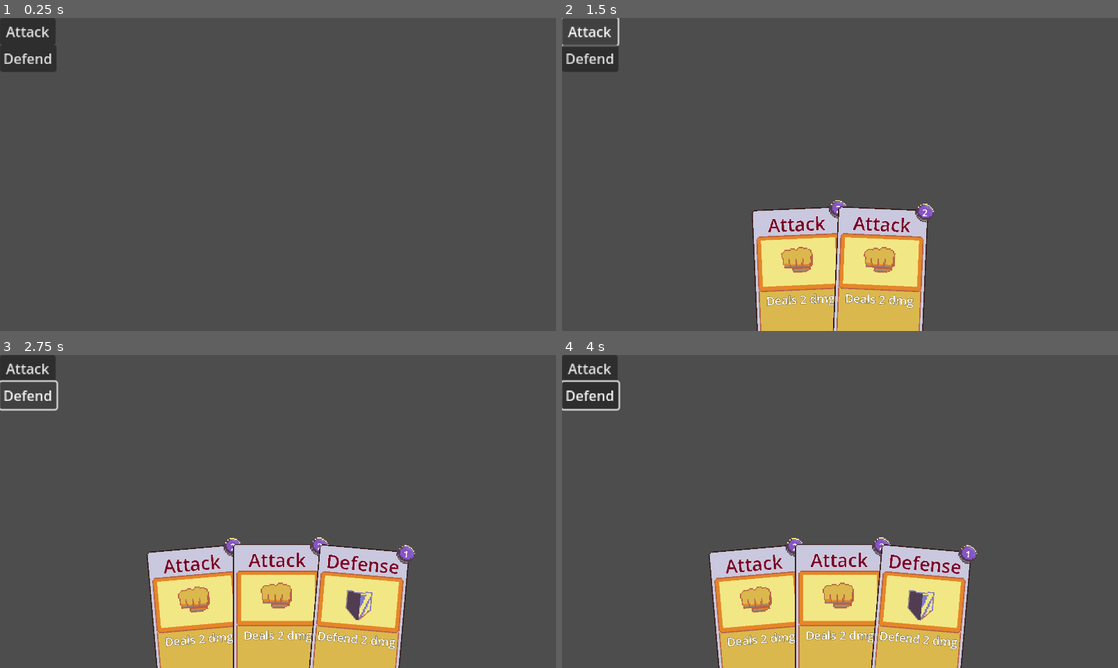
Above: before the commit, frames 1-4 (two rows, left to right).
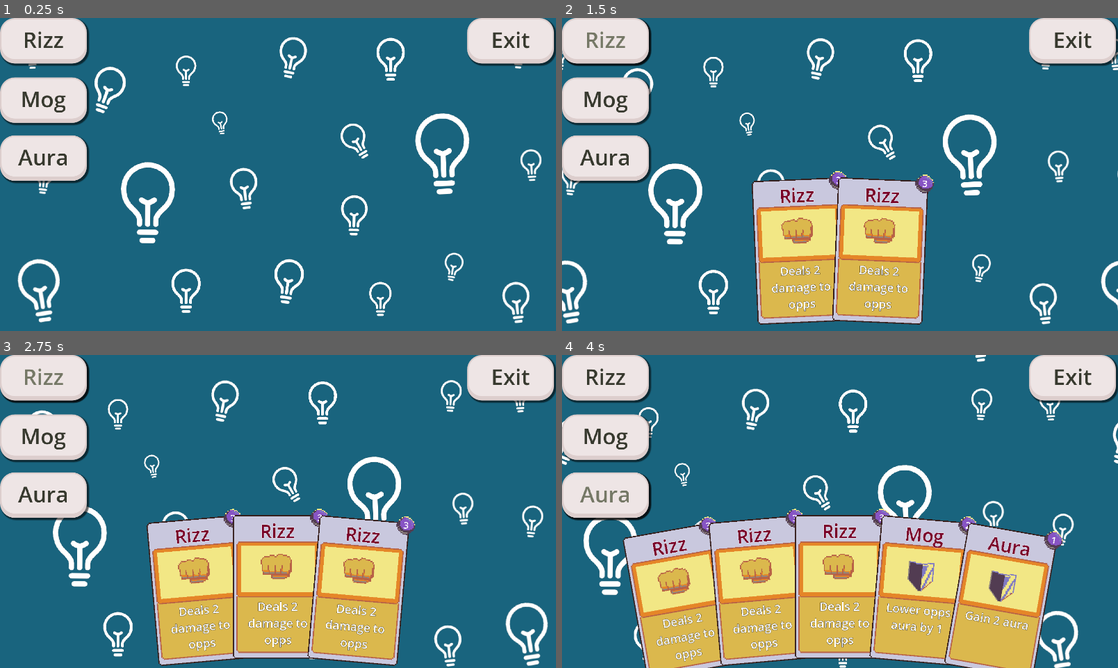
Above: after the commit, the same moments.

Repository: mosusg/brainrot-translator
Game: Godot game, scene res://scenes/deck_hand.tscn
Two runs of this game, one before a commit and one after it. Both use one fixed random seed, a clock stepped at 60 frames per second and the inputs below. This scene is started directly instead of the project's main scene.
Inputs (mouse positions are in pixels of both pictures, inside the frame that each line leads up to):
- Up to frame 1 (0.25 s): no input
- Up to frame 2 (1.5 s): click (589, 30) at 0.5 s, where only the run before the commit has a clickable "Attack"; click (606, 39) at 1.25 s, where only the run after the commit has a clickable "Rizz"
- Up to frame 3 (2.75 s): click (27, 395) at 2 s, where only the run before the commit has a clickable "Defend"
- Up to frame 4 (4 s): click (606, 436) at 2.75 s, where only the run after the commit has a clickable "Mog"; click (606, 495) at 3.5 s, where only the run after the commit has a clickable "Aura"

The runs differ from the first frame. In frame 1, 100% of the frame differs, in the area x 0-100%, y 0-100%; in frame 2, 97%; in frame 3, 95%; in frame 4, 95%.

Commit message:
good lookin

Diff:
--- a/project.godot
+++ b/project.godot
@@ -23,6 +23,11 @@
 
 [input]
 
+left_mouse={
+"deadzone": 0.2,
+"events": [Object(InputEventMouseButton,"resource_local_to_scene":false,"resource_name":"","device":-1,"window_id":0,"alt_pressed":false,"shift_pressed":false,"ctrl_pressed":false,"meta_pressed":false,"button_mask":0,"position":Vector2(0, 0),"global_position":Vector2(0, 0),"factor":1.0,"button_index":1,"canceled":false,"pressed":false,"double_click":false,"script":null)
+]
+}
 mouse_click={
 "deadzone": 0.2,
 "events": [Object(InputEventMouseButton,"resource_local_to_scene":false,"resource_name":"","device":-1,"window_id":0,"a …(253 unchanged characters)…
--- a/scenes/cards/attack_card.tscn
+++ /dev/null
@@ -1,17 +0,0 @@
-[gd_scene load_steps=3 format=3 uid="uid://dw0vk4g2a0lsc"]
-
-[ext_resource type="PackedScene" uid="uid://bes4hhe47cbc8" path="res://scenes/Card.tscn" id="1_hhite"]
-[ext_resource type="Texture2D" uid="uid://ba0f7bdvpi307" path="res://assets/attack_card_image.png" id="2_7cc2x"]
-
-[node name="AttackCard" type="Node2D"]
-
-[node name="Card" parent="." node_paths=PackedStringArray("card_image") instance=ExtResource("1_hhite")]
-card_cost = 2
-card_name = "Attack"
-card_desc = "Deals 2 dmg"
-card_image = NodePath("../CardImage")
-
-[node name="CardImage" type="Sprite2D" parent="."]
-position = Vector2(0, -62)
-scale = Vector2(4, 4)
-texture = ExtResource("2_7cc2x")
--- /dev/null
+++ b/scenes/cards/aura_card.tscn
@@ -0,0 +1,16 @@
+[gd_scene load_steps=3 format=3 uid="uid://ci3kuy477jdpm"]
+
+[ext_resource type="PackedScene" uid="uid://bes4hhe47cbc8" path="res://scenes/Card.tscn" id="1_bcw36"]
+[ext_resource type="Texture2D" uid="uid://b80asm3mqli1e" path="res://assets/defend_card_image.png" id="2_2es6e"]
+
+[node name="AuraCard" type="Node2D"]
+
+[node name="Card" parent="." node_paths=PackedStringArray("card_image") instance=ExtResource("1_bcw36")]
+card_name = "Aura"
+card_desc = "Gain 2 aura"
+card_image = NodePath("../Sprite2D")
+
+[node name="Sprite2D" type="Sprite2D" parent="."]
+position = Vector2(-1, -62)
+scale = Vector2(4, 4)
+texture = ExtResource("2_2es6e")
--- a/scenes/cards/defend_card.tscn
+++ /dev/null
@@ -1,16 +0,0 @@
-[gd_scene load_steps=3 format=3 uid="uid://cr6oxwbl2fe4m"]
-
-[ext_resource type="PackedScene" uid="uid://bes4hhe47cbc8" path="res://scenes/Card.tscn" id="1_dgdmp"]
-[ext_resource type="Texture2D" uid="uid://b80asm3mqli1e" path="res://assets/defend_card_image.png" id="2_ujx26"]
-
-[node name="DefendCard" type="Node2D"]
-
-[node name="Card" parent="." node_paths=PackedStringArray("card_image") instance=ExtResource("1_dgdmp")]
-card_name = "Defense"
-card_desc = "Defend 2 dmg"
-card_image = NodePath("../CardImage")
-
-[node name="CardImage" type="Sprite2D" parent="."]
-position = Vector2(0, -62)
-scale = Vector2(4, 4)
-texture = ExtResource("2_ujx26")
--- /dev/null
+++ b/scenes/cards/mog_card.tscn
@@ -0,0 +1,17 @@
+[gd_scene load_steps=3 format=3 uid="uid://cr6oxwbl2fe4m"]
+
+[ext_resource type="PackedScene" uid="uid://bes4hhe47cbc8" path="res://scenes/Card.tscn" id="1_ie6ad"]
+[ext_resource type="Texture2D" uid="uid://b80asm3mqli1e" path="res://assets/defend_card_image.png" id="2_gij0r"]
+
+[node name="MogCard" type="Node2D"]
+
+[node name="Card" parent="." node_paths=PackedStringArray("card_image") instance=ExtResource("1_ie6ad")]
+card_cost = 2
+card_name = "Mog"
+card_desc = "Lower opps aura by 1"
+card_image = NodePath("../CardImage")
+
+[node name="CardImage" type="Sprite2D" parent="."]
+position = Vector2(0, -62)
+scale = Vector2(4, 4)
+texture = ExtResource("2_gij0r")
--- /dev/null
+++ b/scenes/cards/rizz_card.tscn
@@ -0,0 +1,17 @@
+[gd_scene load_steps=3 format=3 uid="uid://dw0vk4g2a0lsc"]
+
+[ext_resource type="PackedScene" uid="uid://bes4hhe47cbc8" path="res://scenes/Card.tscn" id="1_tjubi"]
+[ext_resource type="Texture2D" uid="uid://ba0f7bdvpi307" path="res://assets/attack_card_image.png" id="2_ixlyh"]
+
+[node name="RizzCard" type="Node2D"]
+
+[node name="Card" parent="." node_paths=PackedStringArray("card_image") instance=ExtResource("1_tjubi")]
+card_cost = 3
+card_name = "Rizz"
+card_desc = "Deals 2 damage to opps"
+card_image = NodePath("../CardImage")
+
+[node name="CardImage" type="Sprite2D" parent="."]
+position = Vector2(0, -62)
+scale = Vector2(4, 4)
+texture = ExtResource("2_ixlyh")
--- a/scenes/deck_hand.tscn
+++ b/scenes/deck_hand.tscn
@@ -1,28 +1,109 @@
-[gd_scene load_steps=3 format=3 uid="uid://bcdbllf7gue2u"]
+[gd_scene load_steps=8 format=3 uid="uid://bcdbllf7gue2u"]
 
 [ext_resource type="Script" uid="uid://mw5sfoaiyqg4" path="res://scripts/deck_hand.gd" id="1_27d25"]
 [ext_resource type="PackedScene" uid="uid://voyac3omx002" path="res://scenes/hand.tscn" id="2_mnyll"]
+[ext_resource type="Shader" uid="uid://4shutw5u745f" path="res://scripts/better shader.gdshader" id="2_s1lvx"]
+[ext_resource type="Texture2D" uid="uid://12flds17r3h2" path="res://assets/betterbulb.png" id="3_03le4"]
+[ext_resource type="StyleBox" uid="uid://bid4da0a1s6wl" path="res://tres/Button style up.tres" id="5_npc56"]
+[ext_resource type="StyleBox" uid="uid://b62gyhl44h0ks" path="res://tres/Button style.tres" id="6_lq05f"]
+
+[sub_resource type="ShaderMaterial" id="ShaderMaterial_npc56"]
+shader = ExtResource("2_s1lvx")
+shader_parameter/scroll_speed = 0.05
+shader_parameter/direction_change_speed = 0.5
 
 [node name="DeckHand" type="Node2D"]
 script = ExtResource("1_27d25")
 
+[node name="ColorRect" type="ColorRect" parent="."]
+custom_minimum_size = Vector2(1920, 1080)
+offset_right = 1920.0
+offset_bottom = 1080.0
+color = Color(0.0980392, 0.392157, 0.494118, 1)
+
+[node name="TextureRect" type="TextureRect" parent="."]
+texture_repeat = 2
+material = SubResource("ShaderMaterial_npc56")
+offset_right = 1920.0
+offset_bottom = 1080.0
+texture = ExtResource("3_03le4")
+
 [node name="CanvasLayer" type="CanvasLayer" parent="."]
 
 [node name="Hand" parent="CanvasLayer" instance=ExtResource("2_mnyll")]
-position = Vector2(960, 4100)
+position = Vector2(960, 4000)
 
-[node name="CardTest" type="Button" parent="."]
-offset_right = 64.0
-offset_bottom = 16.0
-scale = Vector2(3, 3)
-text = "Attack"
+[node name="Rizz" type="Button" parent="CanvasLayer"]
+offset_right = 300.0
+offset_bottom = 157.0
+size_flags_horizontal = 4
+size_flags_vertical = 4
+theme_override_colors/font_hover_pressed_color = Color(0.215686, 0.223529, 0.180392, 1)
+theme_override_colors/font_hover_color = Color(0.458481, 0.471985, 0.398646, 1)
+theme_override_colors/font_color = Color(0.215686, 0.223529, 0.180392, 1)
+theme_override_colors/font_focus_color = Color(0.215686, 0.223529, 0.180392, 1)
+theme_override_colors/font_pressed_color = Color(0.215686, 0.223529, 0.180392, 1)
+theme_override_font_sizes/font_size = 75
+theme_override_styles/focus = ExtResource("5_npc56")
+theme_override_styles/hover = ExtResource("5_npc56")
+theme_override_styles/pressed = ExtResource("6_lq05f")
+theme_override_styles/normal = ExtResource("5_npc56")
+text = "Rizz"
 
-[node name="CardTest2" type="Button" parent="."]
-offset_top = 93.0
-offset_right = 65.0
-offset_bottom = 124.0
-scale = Vector2(3, 3)
-text = "Defend"
+[node name="Mog" type="Button" parent="CanvasLayer"]
+offset_top = 205.0
+offset_right = 300.0
+offset_bottom = 362.0
+size_flags_horizontal = 4
+size_flags_vertical = 4
+theme_override_colors/font_hover_pressed_color = Color(0.215686, 0.223529, 0.180392, 1)
+theme_override_colors/font_hover_color = Color(0.458481, 0.471985, 0.398646, 1)
+theme_override_colors/font_color = Color(0.215686, 0.223529, 0.180392, 1)
+theme_override_colors/font_focus_color = Color(0.215686, 0.223529, 0.180392, 1)
+theme_override_colors/font_pressed_color = Color(0.215686, 0.223529, 0.180392, 1)
+theme_override_font_sizes/font_size = 75
+theme_override_styles/focus = ExtResource("5_npc56")
+theme_override_styles/hover = ExtResource("5_npc56")
+theme_override_styles/pressed = ExtResource("6_lq05f")
+theme_override_styles/normal = ExtResource("5_npc56")
+text = "Mog"
 
-[connection signal="pressed" from="CardTest" to="." method="_on_card_test_pressed"]
-[connection signal="pressed" from="CardTest2" to="." method="_on_card_test_2_pressed"]
+[node name="Aura" type="Button" parent="CanvasLayer"]
+offset_top = 405.0
+offset_right = 300.0
+offset_bottom = 562.0
+size_flags_horizontal = 4
+size_flags_vertical = 4
+theme_override_colors/font_hover_pressed_color = Color(0.215686, 0.223529, 0.180392, 1)
+theme_override_colors/font_hover_color = Color(0.458481, 0.471985, 0.398646, 1)
+theme_override_colors/font_color = Color(0.215686, 0.223529, 0.180392, 1)
+theme_override_colors/font_focus_color = Color(0.215686, 0.223529, 0.180392, 1)
+theme_override_colors/font_pressed_color = Color(0.215686, 0.223529, 0.180392, 1)
+theme_override_font_sizes/font_size = 75
+theme_override_styles/focus = ExtResource("5_npc56")
+theme_override_styles/hover = ExtResource("5_npc56")
+theme_override_styles/pressed = ExtResource("6_lq05f")
+theme_override_styles/normal = ExtResource("5_npc56")
+text = "Aura"
+
+[node name="Exit" type="Button" parent="CanvasLayer"]
+offset_left = 1613.0
+offset_right = 1913.0
+offset_bottom = 157.0
+size_flags_horizontal = 4
+size_flags_vertical = 4
+theme_override_colors/font_hover_pressed_color = Color(0.215686, 0.223529, 0.180392, 1)
+theme_override_colors/font_hover_color = Color(0.458481, 0.471985, 0.398646, 1)
+theme_override_colors/font_color = Color(0.215686, 0.223529, 0.180392, 1)
+theme_override_colors/font_focus_color = Color(0.215686, 0.223529, 0.180392, 1)
+theme_override_colors/font_pressed_color = Color(0.215686, 0.223529, 0.180392, 1)
+theme_override_font_sizes/font_size = 75
+theme_override_styles/focus = ExtResource("5_npc56")
+theme_override_styles/hover = ExtResource("5_npc56")
+theme_override_styles/pressed = ExtResource("6_lq05f")
+theme_override_styles/normal = ExtResource("5_npc56")
+text = "Exit"
+
+[connection signal="pressed" from="CanvasLayer/Rizz" to="." method="_on_rizz_pressed"]
+[connection signal="pressed" from="CanvasLayer/Mog" to="." method="_on_mog_pressed"]
+[connection signal="pressed" from="CanvasLayer/Aura" to="." method="_on_aura_pressed"]
--- a/scenes/hand.tscn
+++ b/scenes/hand.tscn
@@ -1,7 +1,7 @@
 [gd_scene load_steps=4 format=3 uid="uid://voyac3omx002"]
 
 [ext_resource type="Script" uid="uid://c7lktj24023wc" path="res://scripts/hand.gd" id="1_eyfoh"]
-[ext_resource type="PackedScene" uid="uid://dw0vk4g2a0lsc" path="res://scenes/cards/attack_card.tscn" id="2_cmdsa"]
+[ext_resource type="PackedScene" uid="uid://dw0vk4g2a0lsc" path="res://scenes/cards/rizz_card.tscn" id="2_cmdsa"]
 
 [sub_resource type="CircleShape2D" id="CircleShape2D_eyfoh"]
 radius = 3200.0
--- a/scripts/deck_hand.gd
+++ b/scripts/deck_hand.gd
@@ -1,7 +1,8 @@
 extends Node2D
 
-@onready var attack_card_scene: PackedScene = preload("res://scenes/cards/attack_card.tscn")
-@onready var defend_card_scene: PackedScene = preload("res://scenes/cards/defend_card.tscn")
+@onready var rizz_card_scene: PackedScene = preload("res://scenes/cards/rizz_card.tscn")
+@onready var mog_card_scene: PackedScene = preload("res://scenes/cards/mog_card.tscn")
+@onready var aura_card_scene: PackedScene = preload("res://scenes/cards/aura_card.tscn")
 
 @onready var hand: Hand = $CanvasLayer/Hand
 
@@ -11,12 +12,18 @@
 func _process(delta: float) -> void:
 	pass
 
-func _on_card_test_pressed() -> void:
-	var attack_card = attack_card_scene.instantiate()
-	hand.add_card(attack_card)
-	print("Attack card added")
+func _on_rizz_pressed() -> void:
+	var rizz_card = rizz_card_scene.instantiate()
+	hand.add_card(rizz_card)
+	print("rizz card added")
 
-func _on_card_test_2_pressed() -> void:
-	var defend_card = defend_card_scene.instantiate()
-	hand.add_card(defend_card)
-	print("Defend card added")
+
+func _on_mog_pressed() -> void:
+	var mog_card = mog_card_scene.instantiate()
+	hand.add_card(mog_card)
+	print("mog card added")
+
+func _on_aura_pressed() -> void:
+	var aura_card = aura_card_scene.instantiate()
+	hand.add_card(aura_card)
+	print("aura card added")
Renamed: deck_hand.tscn -> scenes/cards/deck_hand.tscn
